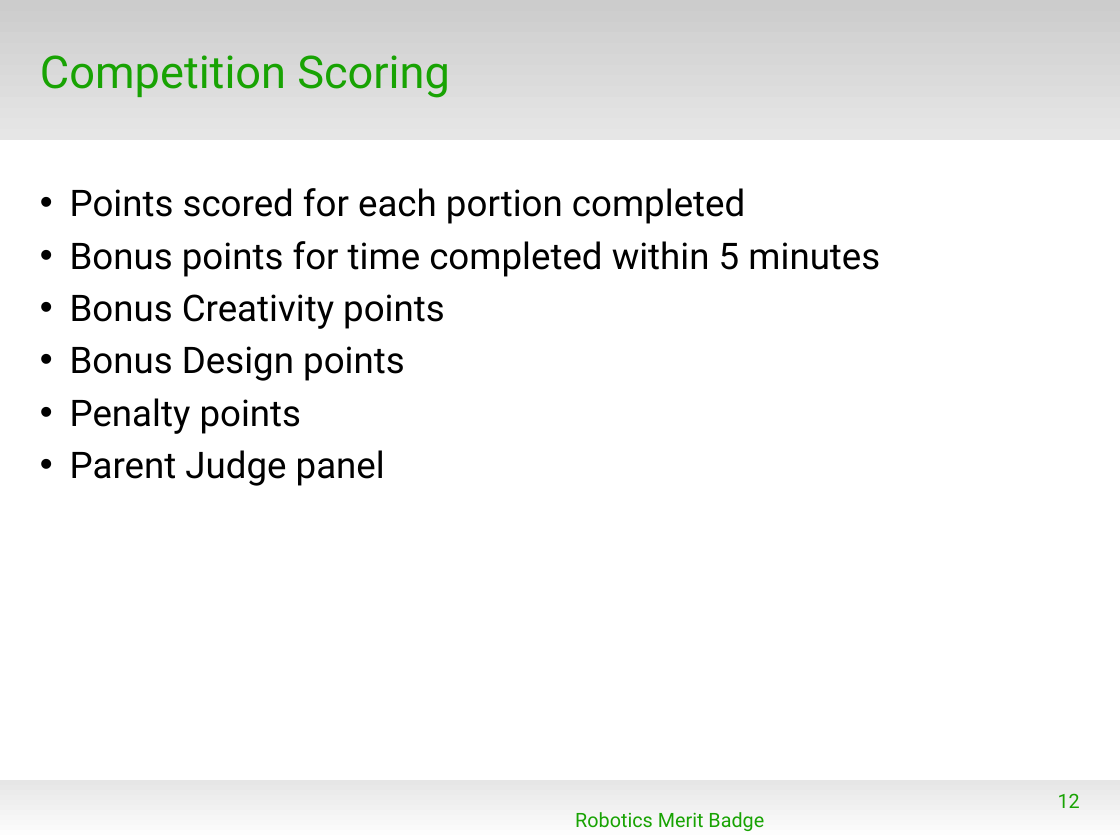
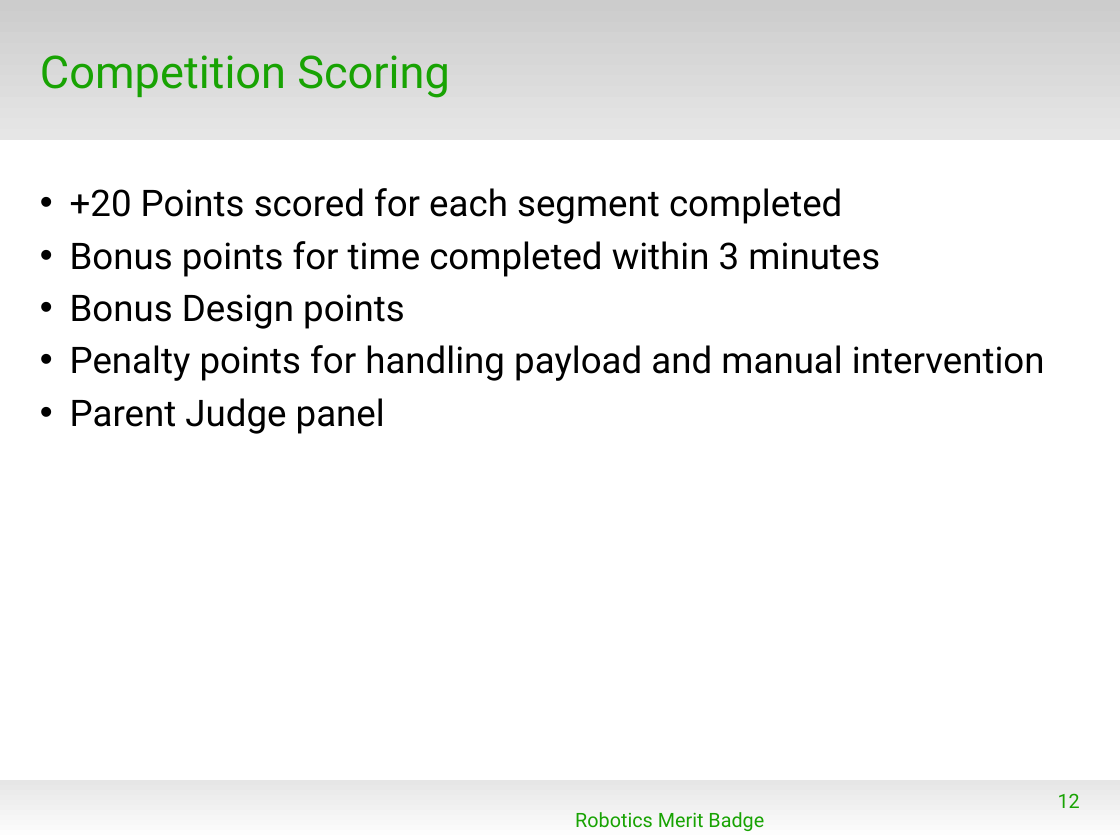
Before and after one commit to spiderman-2099/RoboticsMB, a slide deck: slide 12 of doc/RMB_Session2.odp. Drawn at 1120x840 pixels with LibreOffice and Linux fonts; fonts in the diff are those of the drawing; background and template pictures are left out. Boxes give left, top, right and bottom in pixels: in the first picture for what was removed or moved away, otherwise in the second. Text is boxed around its words. In the diff, an @@ line names an element or a change of style, - is before the commit and + after.

```diff
--- a/doc/RMB_Session2.odp
+++ b/doc/RMB_Session2.odp
@@ text at [70, 188, 880, 277]: text changed @@
-• Points scored for each portion completed
-• Bonus points for time completed within 5 minutes
-• Bonus Creativity points
+• +20 Points scored for each segment completed
+• Bonus points for time completed within 3 minutes
@@ text at [70, 345, 1045, 381]: text changed @@
-• Penalty points
+• Penalty points for handling payload and manual intervention
```
Also in this commit, not shown: 1 other slide changed, 1 other file.
